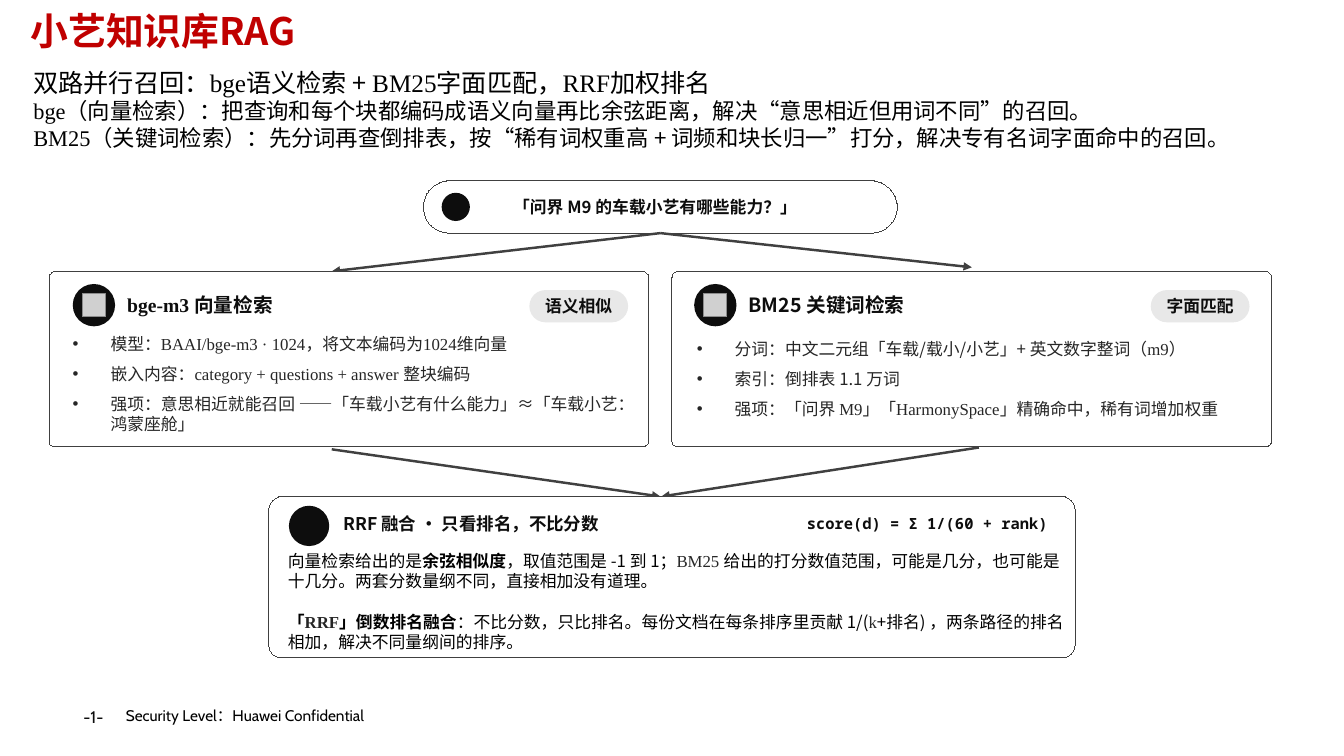
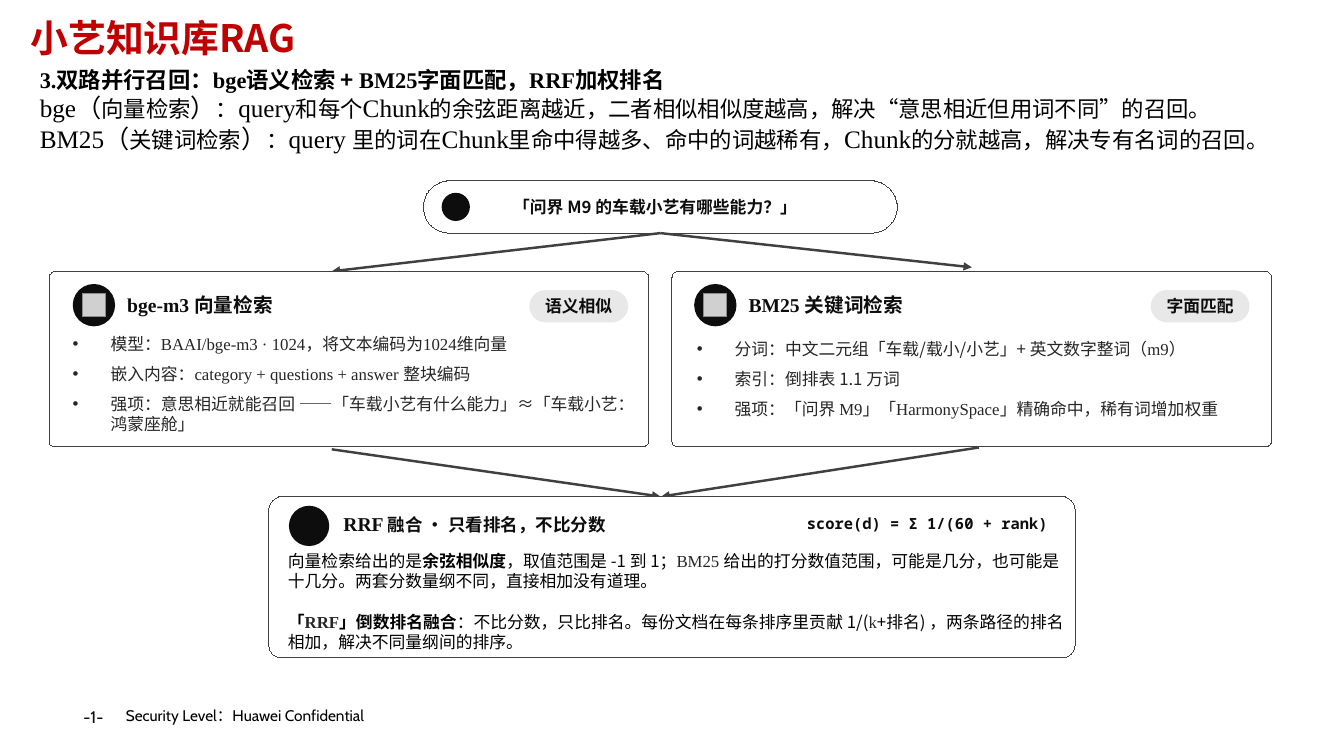
Before and after one commit to ohhhhh-hyf/myharness, a slide deck: slide 2 of 第1小组 活力方程.pptx. Drawn at 1344x756 pixels with LibreOffice and Linux fonts; fonts in the diff are those of the drawing; grey boxes stand for pictures; background and template pictures are left out. Boxes give left, top, right and bottom in pixels: in the first picture for what was removed or moved away, otherwise in the second. Text is boxed around its words. In the diff, an @@ line names an element or a change of style, - is before the commit and + after.

Commit message:
add_ppt

```diff
--- a/第1小组 活力方程.pptx
+++ b/第1小组 活力方程.pptx
@@ text "小艺知识库RAG": place and size @@
-text "小艺知识库RAG" at <box>31,12,296,49</box>
+text "小艺知识库RAG" at <box>31,19,296,56</box>
@@ text at <box>40,70,1268,154</box>: text changed @@
-双路并行召回：bge语义检索 + BM25字面匹配，RRF加权排名
-bge（向量检索）：把查询和每个块都编码成语义向量再比余弦距离，解决“意思相近但用词不同”的召回。
-BM25（关键词检索）：先分词再查倒排表，按“稀有词权重高 + 词频和块长归一”打分，解决专有名词字面命中的召回。
+3.双路并行召回：bge语义检索 + BM25字面匹配，RRF加权排名
+bge（向量检索）：query和每个Chunk的余弦距离越近，二者相似相似度越高，解决“意思相近但用词不同”的召回。
+BM25（关键词检索）：query 里的词在Chunk里命中得越多、命中的词越稀有，Chunk的分就越高，解决专有名词的召回。
@@ text "BM25 关键词检索" at <box>749,295,903,314</box>: font Noto Sans CJK SC to Times New Roman in "BM25" @@
@@ text "RRF 融合 · 只看排名，不比分数" at <box>343,516,605,534</box>: size 12.5 to 14 pt, font Noto Sans CJK SC to Times New Roman in "RRF" @@
```
Also in this commit, not shown: 3 other slides changed.
